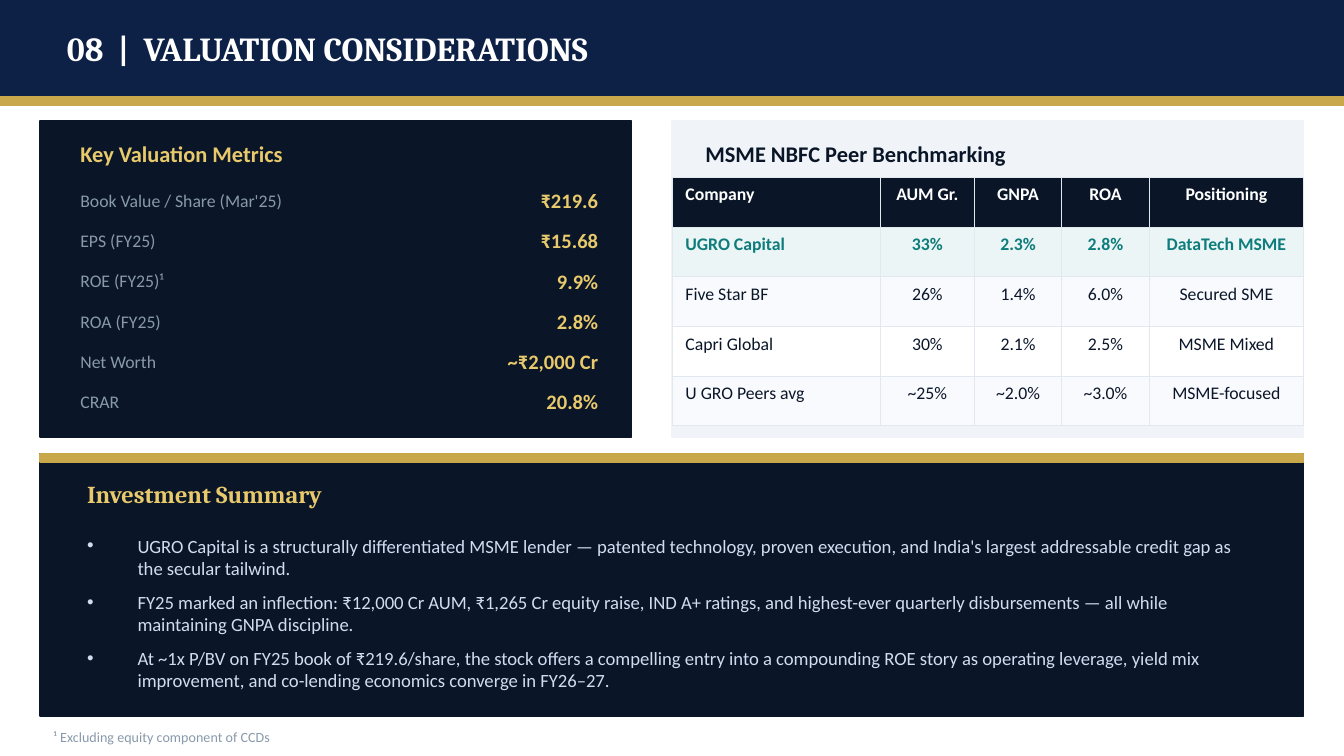
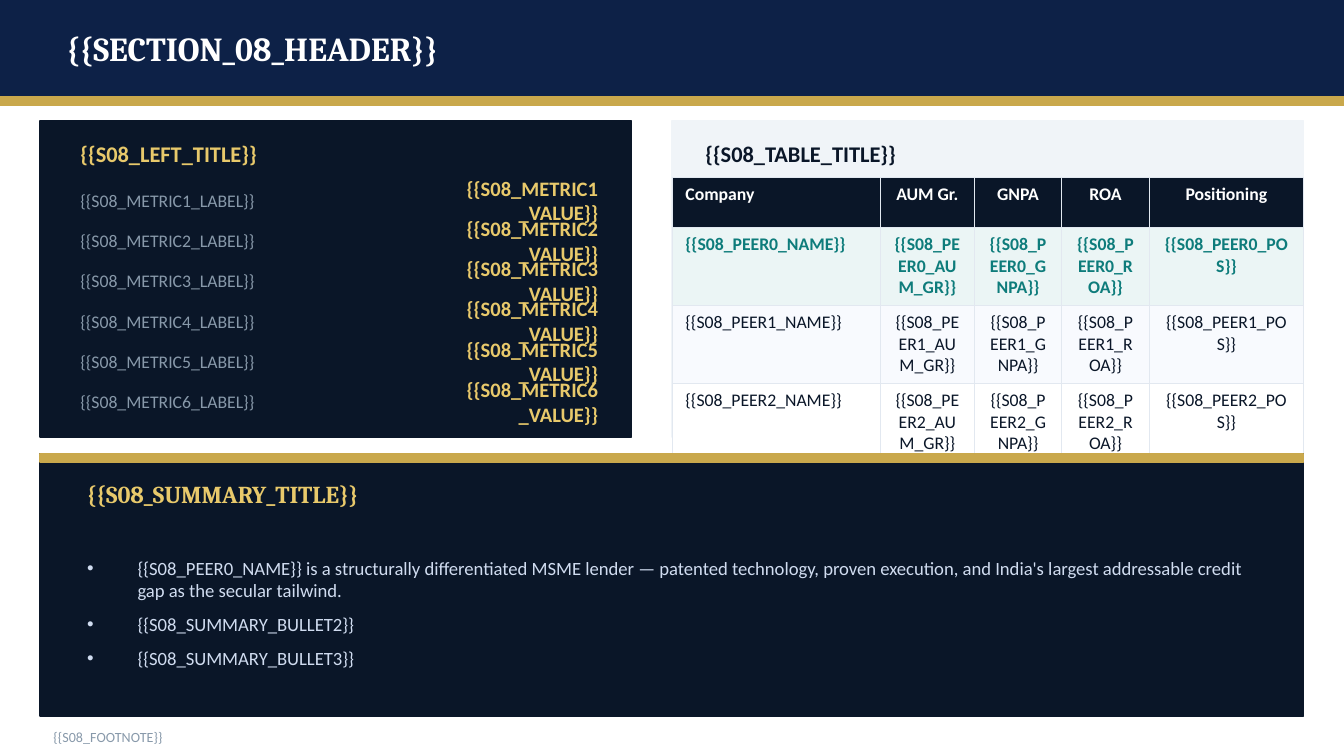
Before and after one commit to SundharBS/presentaiton-generator, a slide deck: slide 10 of template.pptx. Drawn at 1344x756 pixels with LibreOffice and Linux fonts; fonts in the diff are those of the drawing. Boxes give left, top, right and bottom in pixels: in the first picture for what was removed or moved away, otherwise in the second. Text is boxed around its words. In the diff, an @@ line names an element or a change of style, - is before the commit and + after.

Commit message:
Updated template-driven investment deck engine

```diff
--- a/template.pptx
+++ b/template.pptx
@@ text at (x1=67, y1=36, x2=438, y2=67): text changed @@
-08 | VALUATION CONSIDERATIONS
+{{SECTION_08_HEADER}}
@@ text at (x1=80, y1=145, x2=256, y2=166): text changed @@
-Key Valuation Metrics
+{{S08_LEFT_TITLE}}
@@ text at (x1=705, y1=145, x2=895, y2=166): text changed @@
-MSME NBFC Peer Benchmarking
+{{S08_TABLE_TITLE}}
@@ table at (x1=672, y1=177, x2=1304, y2=459) @@
-row 2: UGRO Capital | 33% | 2.3% | 2.8% | DataTech MSME
+row 2: {{S08_PEER0_NAME}} | {{S08_PEER0_AUM_GR}} | {{S08_PEER0_GNPA}} | {{S08_PEER0_ROA}} | {{S08_PEER0_POS}}
-row 3: Five Star BF | 26% | 1.4% | 6.0% | Secured SME
+row 3: {{S08_PEER1_NAME}} | {{S08_PEER1_AUM_GR}} | {{S08_PEER1_GNPA}} | {{S08_PEER1_ROA}} | {{S08_PEER1_POS}}
-row 4: Capri Global | 30% | 2.1% | 2.5% | MSME Mixed
+row 4: {{S08_PEER2_NAME}} | {{S08_PEER2_AUM_GR}} | {{S08_PEER2_GNPA}} | {{S08_PEER2_ROA}} | {{S08_PEER2_POS}}
-row 5: U GRO Peers avg | ~25% | ~2.0% | ~3.0% | MSME-focused
+row 5: {{S08_PEER3_NAME}} | {{S08_PEER3_AUM_GR}} | {{S08_PEER3_GNPA}} | {{S08_PEER3_ROA}} | {{S08_PEER3_POS}}
@@ text at (x1=80, y1=194, x2=254, y2=210): text changed @@
-Book Value / Share (Mar'25)
+{{S08_METRIC1_LABEL}}
@@ text at (x1=467, y1=181, x2=599, y2=226): text changed @@
-₹219.6
+{{S08_METRIC1_VALUE}}
@@ text at (x1=80, y1=234, x2=254, y2=250): text changed @@
-EPS (FY25)
+{{S08_METRIC2_LABEL}}
@@ text at (x1=467, y1=219, x2=599, y2=266): text changed @@
-₹15.68
+{{S08_METRIC2_VALUE}}
@@ text at (x1=467, y1=259, x2=599, y2=307): text changed @@
-9.9%
+{{S08_METRIC3_VALUE}}
@@ text at (x1=80, y1=274, x2=254, y2=290): text changed @@
-ROE (FY25)¹
+{{S08_METRIC3_LABEL}}
@@ text at (x1=467, y1=299, x2=599, y2=347): text changed @@
-2.8%
+{{S08_METRIC4_VALUE}}
@@ text at (x1=80, y1=315, x2=254, y2=331): text changed @@
-ROA (FY25)
+{{S08_METRIC4_LABEL}}
@@ text at (x1=80, y1=355, x2=254, y2=371): text changed @@
-Net Worth
+{{S08_METRIC5_LABEL}}
@@ text at (x1=467, y1=340, x2=599, y2=387): text changed @@
-~₹2,000 Cr
+{{S08_METRIC5_VALUE}}
@@ text at (x1=467, y1=380, x2=599, y2=425): text changed @@
-20.8%
+{{S08_METRIC6_VALUE}}
@@ text at (x1=80, y1=395, x2=254, y2=411): text changed @@
-CRAR
+{{S08_METRIC6_LABEL}}
@@ text at (x1=87, y1=485, x2=358, y2=507): text changed @@
-Investment Summary
+{{S08_SUMMARY_TITLE}}
@@ text at (x1=138, y1=561, x2=1242, y2=668): text changed @@
-• UGRO Capital is a structurally differentiated MSME lender — patented technology, proven execution, and India's largest addressable credit gap as the secular tailwind.
-• FY25 marked an inflection: ₹12,000 Cr AUM, ₹1,265 Cr equity raise, IND A+ ratings, and highest-ever quarterly disbursements — all while maintaining GNPA discipline.
-• At ~1x P/BV on FY25 book of ₹219.6/share, the stock offers a compelling entry into a compounding ROE story as operating leverage, yield mix improvement, and co-lending economics converge in FY26–27.
+• {{S08_PEER0_NAME}} is a structurally differentiated MSME lender — patented technology, proven execution, and India's largest addressable credit gap as the secular tailwind.
+• {{S08_SUMMARY_BULLET2}}
+• {{S08_SUMMARY_BULLET3}}
@@ text at (x1=53, y1=732, x2=162, y2=744): text changed @@
-¹ Excluding equity component of CCDs
+{{S08_FOOTNOTE}}
```
Also in this commit, not shown: 4 other slides changed, 6 slides added, 6 slides removed, 2 other files.
